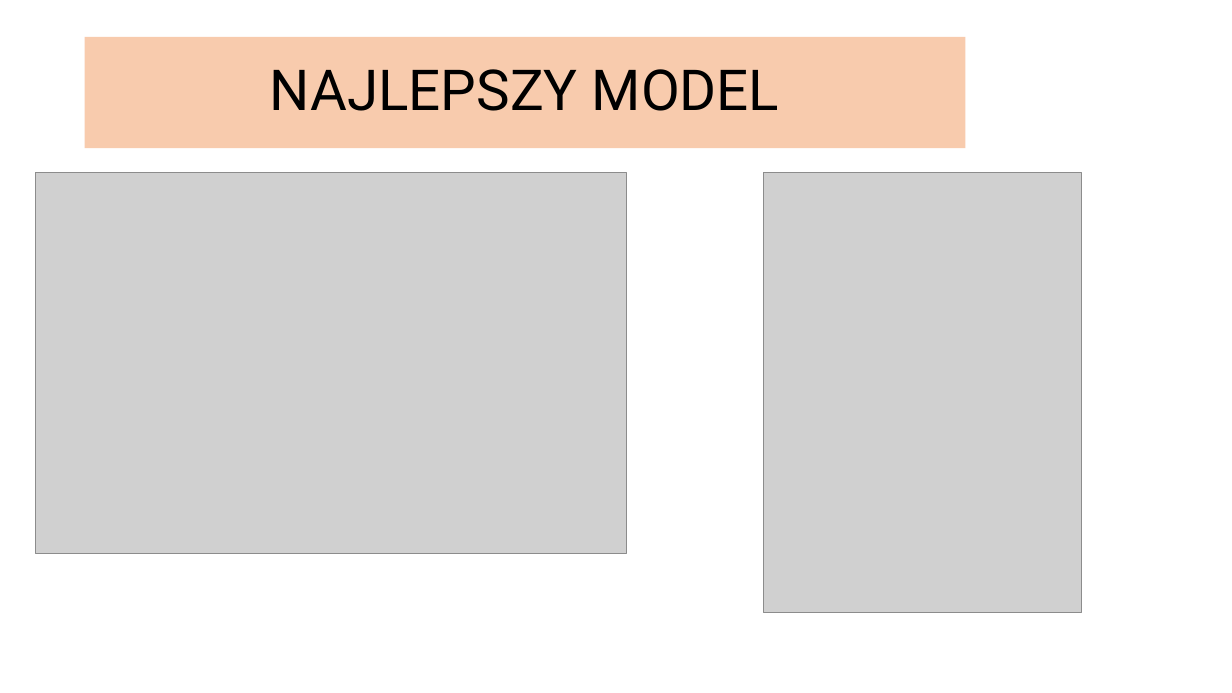
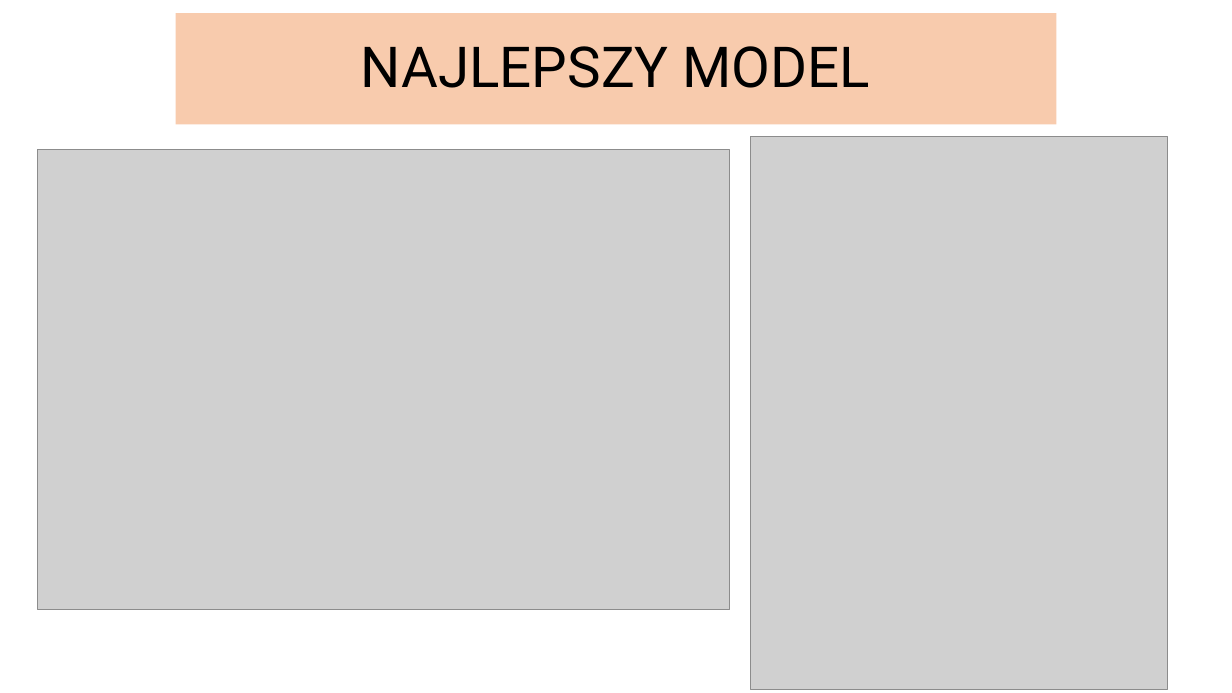
Before and after one commit to infoshareacademy/jdszr7-code-breakers, a slide deck: slide 10 of projekt_dl/SIGN LANGAUGE MNIST.pptx. Drawn at 1232x693 pixels with LibreOffice and Linux fonts; fonts in the diff are those of the drawing; grey boxes stand for pictures. Boxes give left, top, right and bottom in pixels: in the first picture for what was removed or moved away, otherwise in the second. Text is boxed around its words. In the diff, an @@ line names an element or a change of style, - is before the commit and + after.

```diff
--- a/projekt_dl/SIGN LANGAUGE MNIST.pptx
+++ b/projekt_dl/SIGN LANGAUGE MNIST.pptx
@@ title "NAJLEPSZY MODEL": place and size @@
-title "NAJLEPSZY MODEL" at <box>85,37,966,148</box>
+title "NAJLEPSZY MODEL" at <box>176,13,1056,124</box>
@@ picture: place and size @@
-picture at <box>35,173,627,554</box>
+picture at <box>38,149,729,610</box>
@@ picture: place and size @@
-picture at <box>763,173,1081,613</box>
+picture at <box>751,136,1168,689</box>
```
Also in this commit, not shown: 9 other slides changed.
